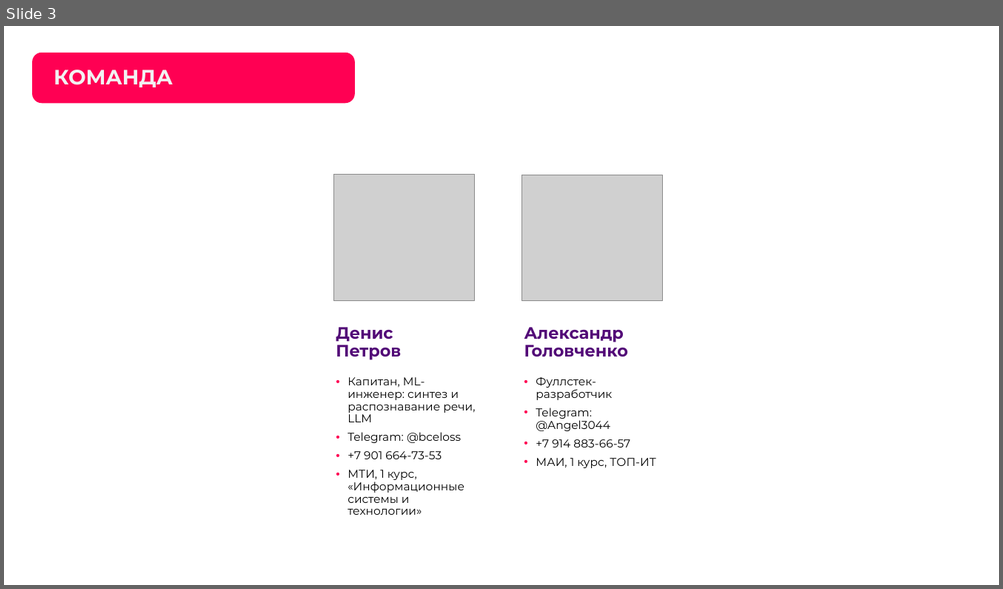
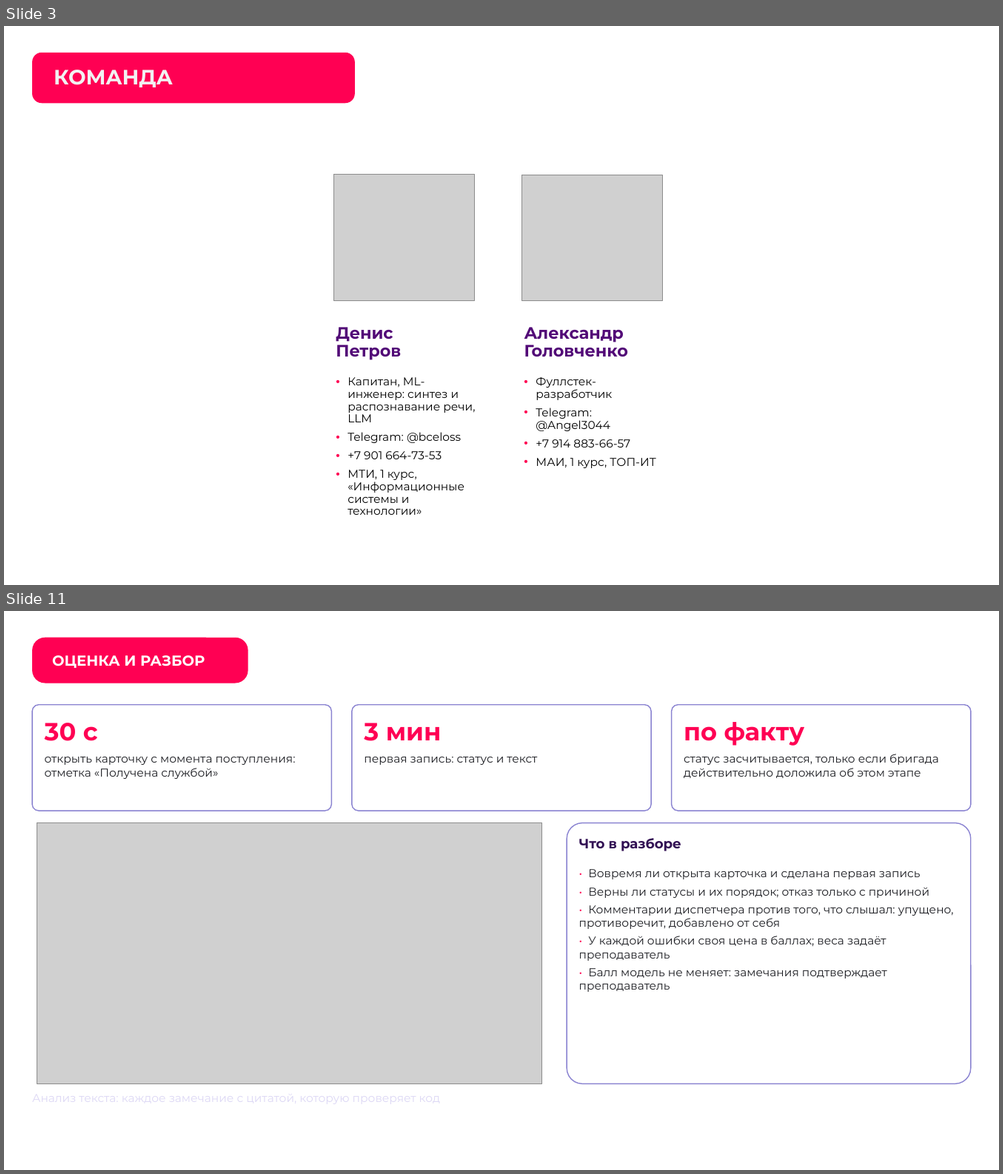
Before and after one commit to Den4ikAI/arm112-trainer, a slide deck: docs/презентация.pptx. Shown one above the other, each under a label of ours: slide 3 before the commit, slides 3 and 11 after it; the slides between them are not shown. The pictures are 1003x589 and 1003x1174 pixels, drawn with LibreOffice and Linux fonts; fonts in the diff are those of the drawing; grey boxes stand for pictures; background and template pictures are left out. Boxes give left, top, right and bottom in pixels: in the first picture for what was removed or moved away, otherwise in the second. Text is boxed around its words. In the diff, an @@ line names an element or a change of style, - is before the commit and + after.

```diff
--- a/docs/презентация.pptx
+++ b/docs/презентация.pptx
@@ slide 11 added at bbox=[4, 611, 999, 1170], background picture (left out) @@
@@ rounded rectangle added at bbox=[32, 637, 248, 683], fill #FF0053, 14 pt, text #FFFFFF, bold @@
+ОЦЕНКА И РАЗБОР
@@ rounded rectangle added at bbox=[32, 705, 332, 811], fill #FFFFFF, outline #8A83D1 1 pt @@
@@ rounded rectangle added at bbox=[352, 705, 651, 811], fill #FFFFFF, outline #8A83D1 1 pt @@
@@ rounded rectangle added at bbox=[671, 705, 971, 811], fill #FFFFFF, outline #8A83D1 1 pt @@
@@ text added at bbox=[45, 723, 98, 741], 24 pt, text #FF0053, bold @@
+30 с
@@ text added at bbox=[364, 723, 441, 741], 24 pt, text #FF0053, bold @@
+3 мин
@@ text added at bbox=[683, 722, 805, 746], 24 pt, text #FF0053, bold @@
+по факту
@@ text added at bbox=[45, 757, 296, 779], 11 pt, text #1C1D22 @@
+открыть карточку с момента поступления: отметка «Получена службой»
@@ text added at bbox=[364, 757, 537, 765], 11 pt, text #1C1D22 @@
+первая запись: статус и текст
@@ text added at bbox=[683, 754, 939, 778], 11 pt, text #1C1D22 @@
+статус засчитывается, только если бригада действительно доложила об этом этапе
@@ picture added at bbox=[37, 823, 541, 1084] @@
@@ rounded rectangle added at bbox=[566, 823, 970, 1084], fill #FFFFFF, outline #8A83D1 1 pt @@
@@ text added at bbox=[579, 838, 681, 851], 13 pt, text #310F53, bold @@
+Что в разборе
@@ text added at bbox=[579, 869, 953, 992], 11 pt, text #1C1D22 @@
+• Вовремя ли открыта карточка и сделана первая запись
+• Верны ли статусы и их порядок; отказ только с причиной
+• Комментарии диспетчера против того, что слышал: упущено, противоречит, добавлено от себя
+• У каждой ошибки своя цена в баллах; веса задаёт преподаватель
+• Балл модель не меняет: замечания подтверждает преподаватель
@@ text added at bbox=[32, 1088, 546, 1113], 11 pt, text #DDD8F5 @@
+Анализ текста: каждое замечание с цитатой, которую проверяет код
```
Also in this commit, not shown: 5 slides changed, 10 other slides added, 21 slides removed, 14 other files.
